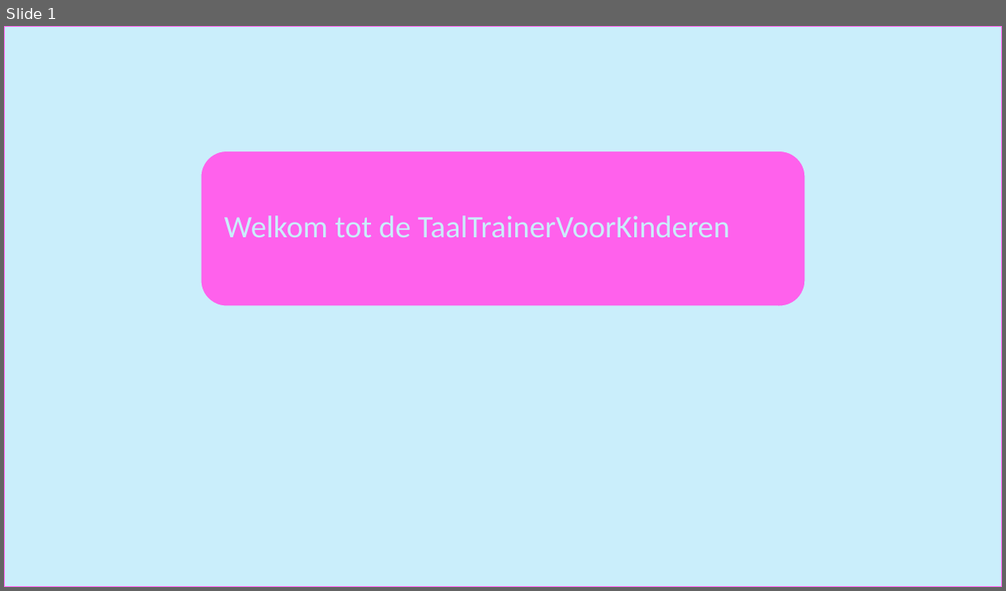
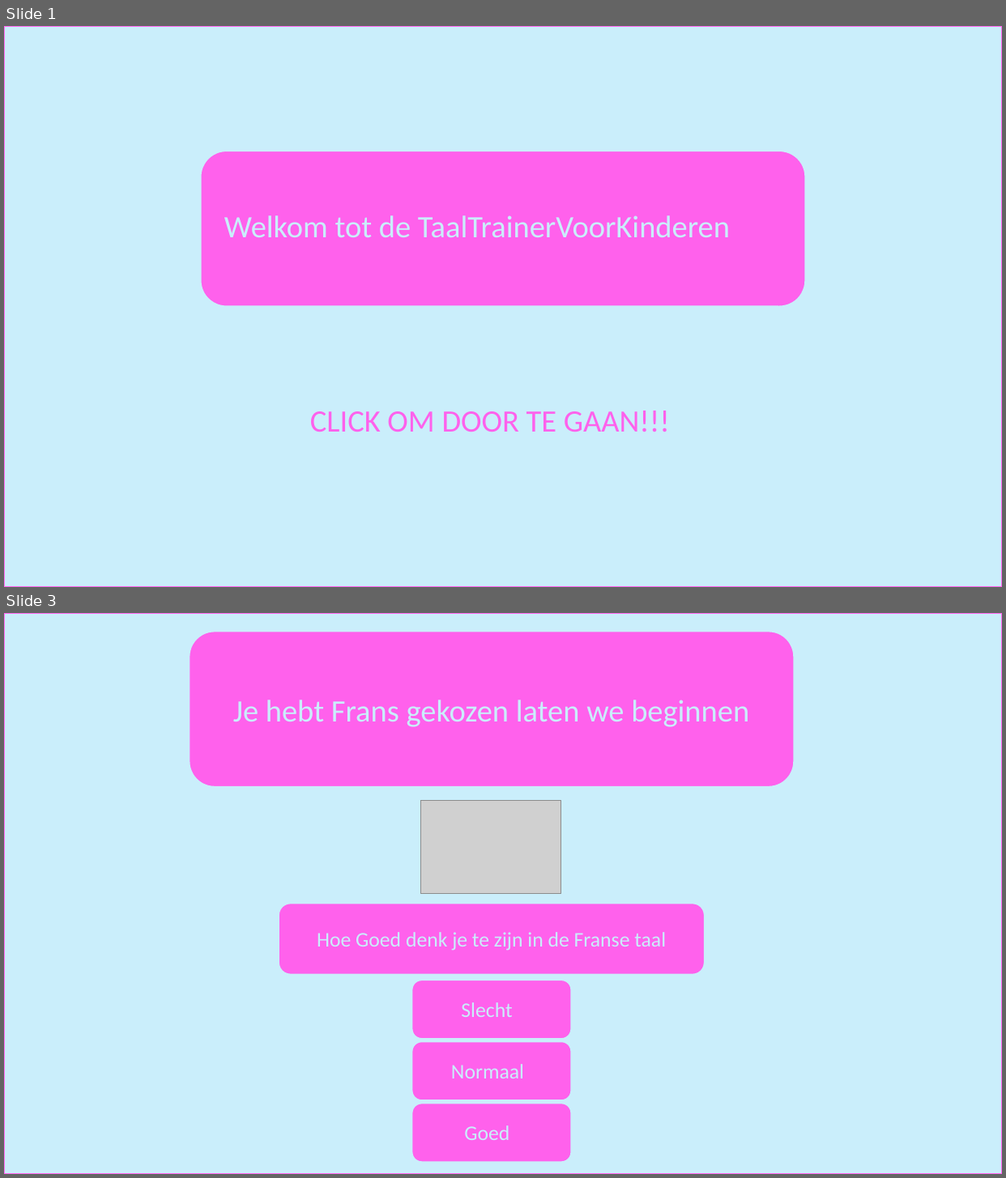
Before and after one commit to MrChicken0FC/taaltrainer-group-2, a slide deck: powerpoint/powerpoint over TaalTrainerVoorKinderen.odp. Shown one above the other, each under a label of ours: slide 1 before the commit, slides 1 and 3 after it; the slides between them are not shown. The pictures are 1006x591 and 1006x1178 pixels, drawn with LibreOffice and Linux fonts; fonts in the diff are those of the drawing; grey boxes stand for pictures. Boxes give left, top, right and bottom in pixels: in the first picture for what was removed or moved away, otherwise in the second. Text is boxed around its words. In the diff, an @@ line names an element or a change of style, - is before the commit and + after.

```diff
--- a/powerpoint/powerpoint over TaalTrainerVoorKinderen.odp
+++ b/powerpoint/powerpoint over TaalTrainerVoorKinderen.odp
@@ slide 3 added at (4,613,1002,1174), background #FFFFFF @@
@@ freeform shape added at (4,613,1002,1174), fill #CAEEFB, outline #FF61EC 1.5 pt @@
@@ freeform shape added at (189,631,794,786), fill #FF61EC, outline #CAEEFB 1.5 pt, 30 pt, text #CAEEFB @@
+Je hebt Frans gekozen laten we beginnen
@@ picture added at (420,800,560,894) @@
@@ freeform shape added at (279,904,705,974), fill #FF61EC, outline #CAEEFB 1.5 pt @@
@@ text added at (317,932,666,951), 20 pt, text #CAEEFB @@
+Hoe Goed denk je te zijn in de Franse taal
@@ freeform shape added at (412,981,572,1040), fill #FF61EC, outline #CAEEFB 1.5 pt @@
@@ text added at (461,1003,512,1017), 20 pt, text #CAEEFB @@
+Slecht
@@ freeform shape added at (412,1042,572,1101), fill #FF61EC, outline #CAEEFB 1.5 pt @@
@@ text added at (451,1064,524,1079), 20 pt, text #CAEEFB @@
+Normaal
@@ freeform shape added at (412,1103,572,1162), fill #FF61EC, outline #CAEEFB 1.5 pt @@
@@ text added at (464,1126,509,1140), 20 pt, text #CAEEFB @@
+Goed
@@ slide 1 changed as well @@
@@ text added at (310,411,670,432), 30 pt, text #FF61EC @@
+CLICK OM DOOR TE GAAN!!!
```
Also in this commit, not shown: 5 other slides added, 1 slide removed, 17 other files.
